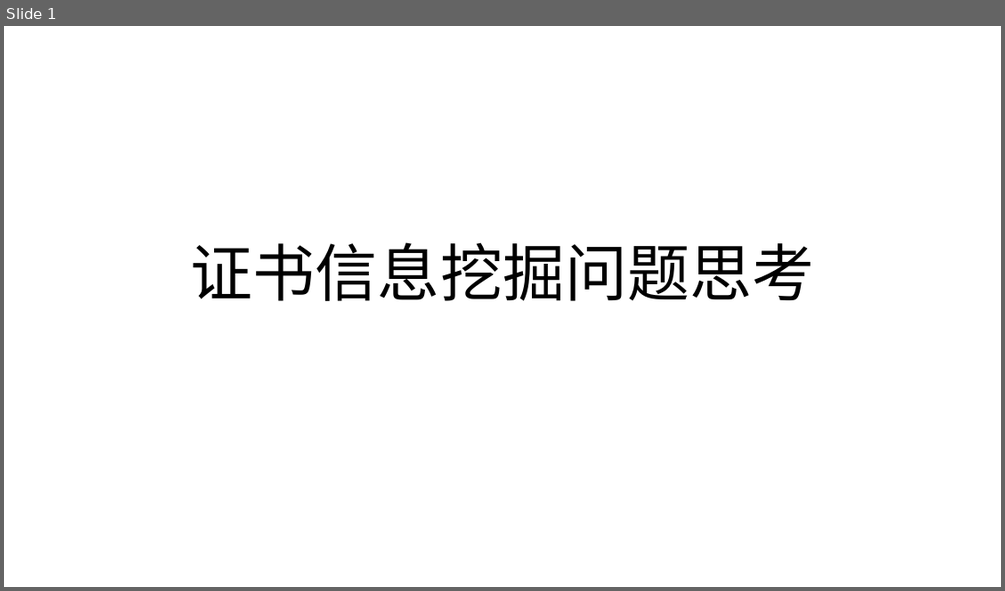
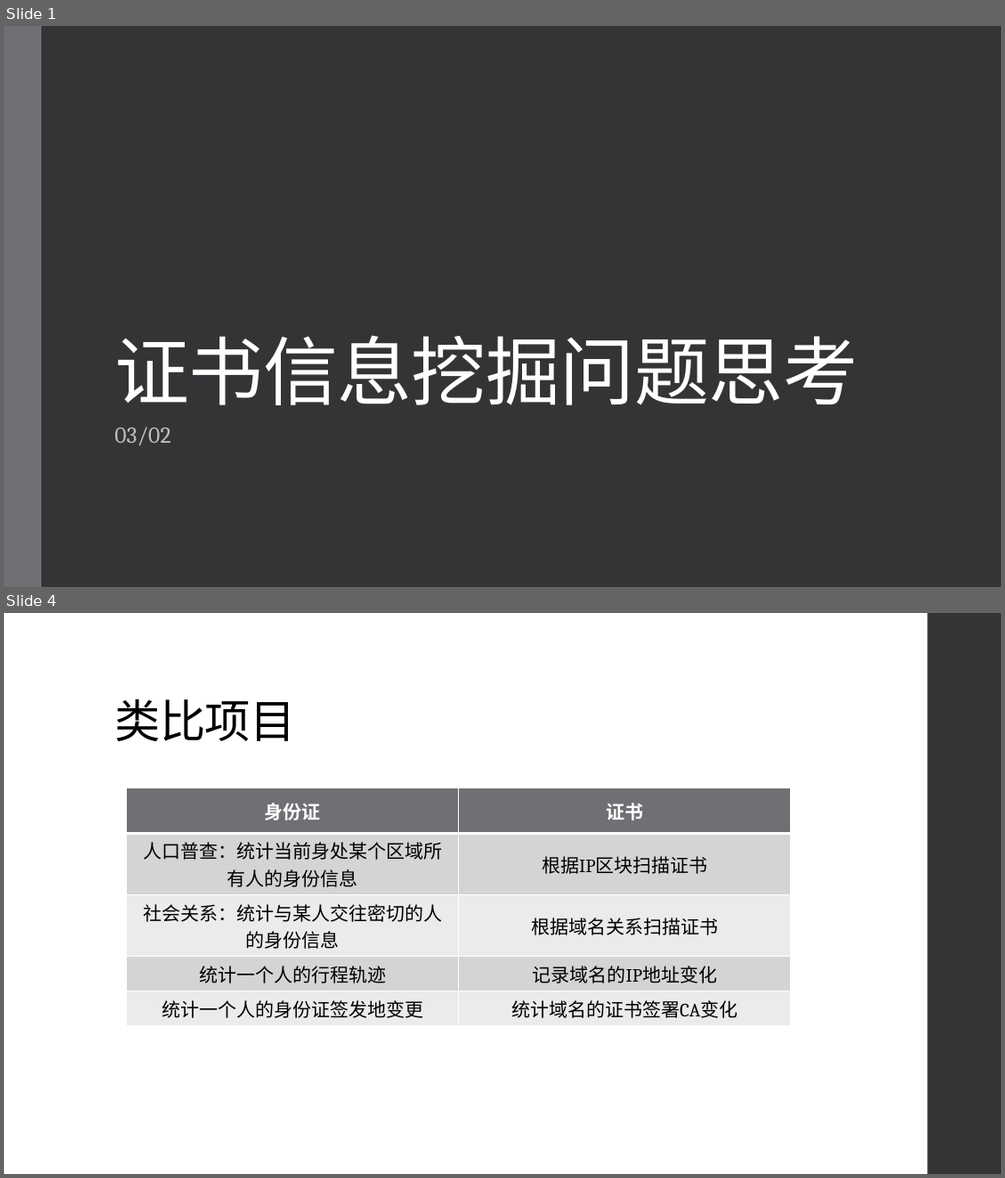
Before and after one commit to netsyscode/SSL-TLS-Certificate, a slide deck: 研究问题思考.pptx. Shown one above the other, each under a label of ours: slide 1 before the commit, slides 1 and 4 after it; the slides between them are not shown. The pictures are 1005x591 and 1005x1178 pixels, drawn with LibreOffice and Linux fonts; fonts in the diff are those of the drawing. Boxes give left, top, right and bottom in pixels: in the first picture for what was removed or moved away, otherwise in the second. Text is boxed around its words. In the diff, an @@ line names an element or a change of style, - is before the commit and + after.

```diff
--- a/研究问题思考.pptx
+++ b/研究问题思考.pptx
@@ slide 4 added at (4, 613, 1001, 1174), background #FFFFFF @@
@@ rectangle added at (928, 613, 1001, 1174), fill #353537 @@
@@ title added at (114, 699, 296, 741), 44 pt, text #000000 @@
+类比项目
@@ table added at (127, 788, 791, 1022), 5 rows, 2 columns @@
+身份证 | 证书
+人口普查：统计当前身处某个区域所有人的身份信息 | 根据IP区块扫描证书
+社会关系：统计与某人交往密切的人的身份信息 | 根据域名关系扫描证书
+统计一个人的行程轨迹 | 记录域名的IP地址变化
+统计一个人的身份证签发地变更 | 统计域名的证书签署CA变化
@@ slide 1 changed as well @@
@@ background #FFFFFF to #353537 @@
@@ rectangle added at (4, 26, 41, 587), fill #6F6F74 @@
@@ title "证书信息挖掘问题思考": place and size @@
-title "证书信息挖掘问题思考" at (191, 242, 814, 301)
+title "证书信息挖掘问题思考" at (114, 335, 858, 405)
@@ title "证书信息挖掘问题思考" at (114, 335, 858, 405): size 60 to 72 pt, font Calibri to Cambria, text colour #000000 to #FFFFFF, letter spacing 0 to -0.5 pt; alignment centre to left; line spacing 0.9 to 0.85 @@
@@ subtitle added at (114, 426, 170, 445), 22 pt, text #BFBFBF @@
+03/02
```
Also in this commit, not shown: 1 other slide changed, 12 other slides added, 1 slide removed.
